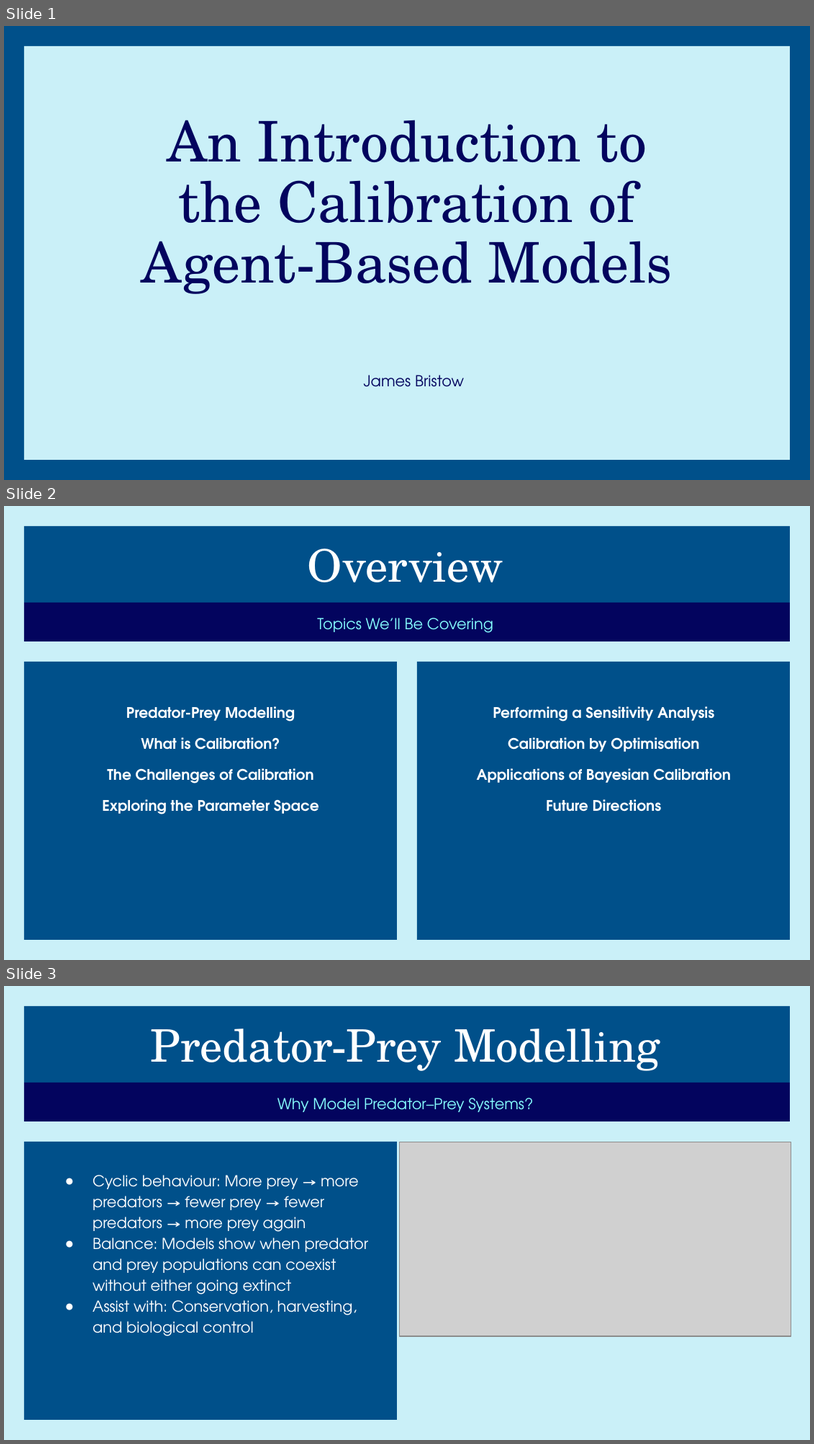
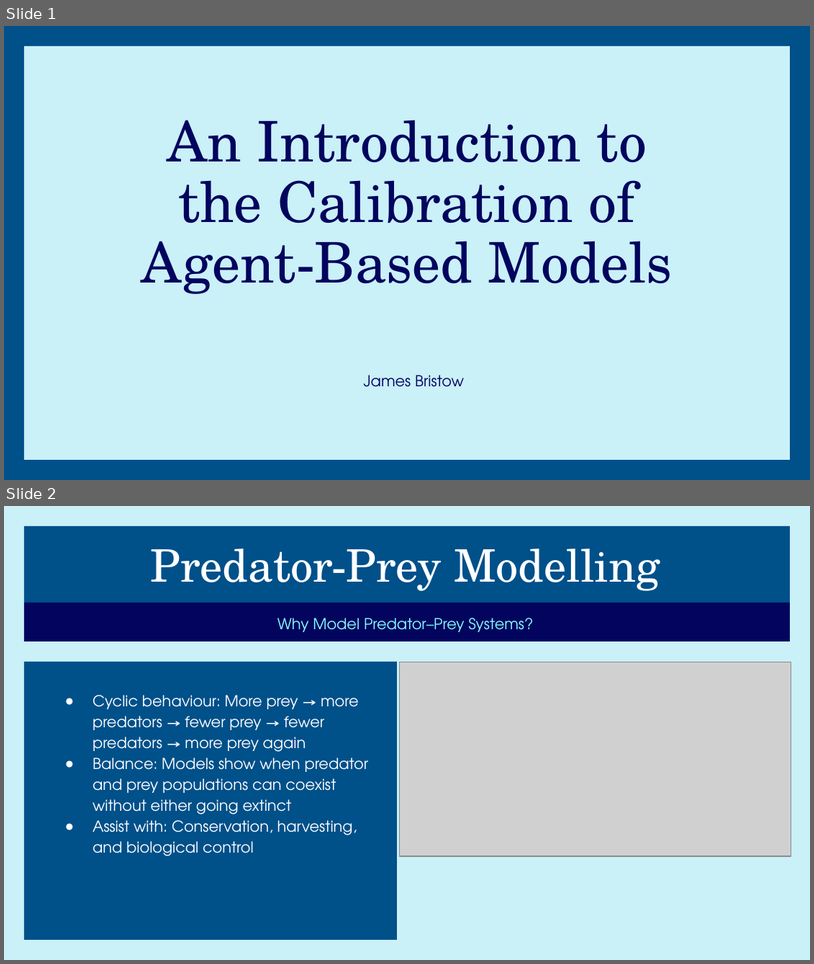
Before and after one commit to JBris/calibrating-abms-workshop, a slide deck: presentations/tpm/calibrating_abms_jbristow.pptx. Shown one above the other, each under a label of ours: slides 1, 2 and 3 before the commit, slides 1 and 2 after it. The pictures are 814x1444 and 814x964 pixels, drawn with LibreOffice and Linux fonts; fonts in the diff are those of the drawing; grey boxes stand for pictures. Boxes give left, top, right and bottom in pixels: in the first picture for what was removed or moved away, otherwise in the second. Text is boxed around its words. In the diff, an @@ line names an element or a change of style, - is before the commit and + after.

```diff
--- a/presentations/tpm/calibrating_abms_jbristow.pptx
+++ b/presentations/tpm/calibrating_abms_jbristow.pptx
@@ slide 2 removed at bbox=[4, 506, 810, 960], background #CAF0F8; not listed: 3 template elements that a slide beside it also shows @@
@@ title removed at bbox=[308, 548, 504, 582] @@
-Overview
@@ subtitle removed at bbox=[317, 618, 494, 633] @@
-Topics We’ll Be Covering
@@ rectangle removed at bbox=[417, 662, 790, 940] @@
@@ text removed at bbox=[102, 706, 319, 814] @@
-Predator-Prey Modelling
-What is Calibration?
-The Challenges of Calibration
-Exploring the Parameter Space
@@ text removed at bbox=[477, 706, 730, 811] @@
-Performing a Sensitivity Analysis
-Calibration by Optimisation
-Applications of Bayesian Calibration
-Future Directions
@@ what was slide 3 is now slide 2 @@
```
Also in this commit, not shown: 4 slides changed, 1 slide added, 3 other slides removed, 2 other files.
